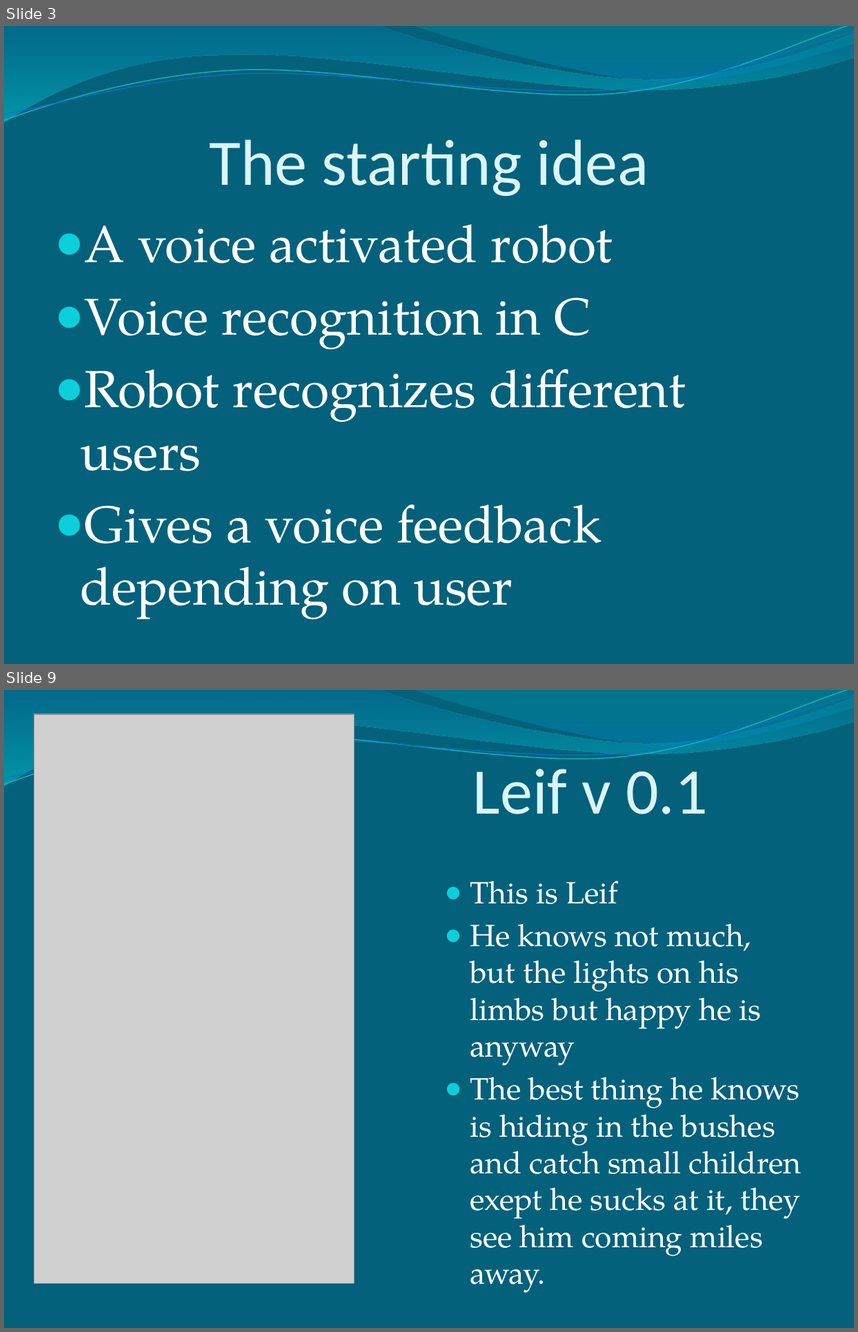
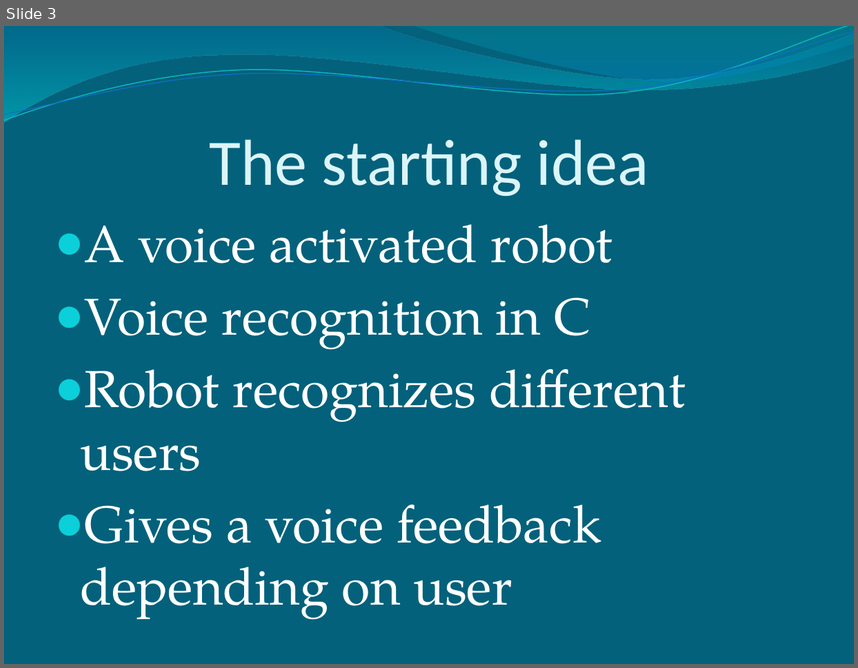
Before and after one commit to Pontus92/JAMP, a slide deck: PowerPoint/Easy Speech.pptx. Shown one above the other, each under a label of ours: slides 3 and 9 before the commit, slide 3 after it; the slides between them are not shown. The pictures are 858x1332 and 858x668 pixels, drawn with LibreOffice and Linux fonts; fonts in the diff are those of the drawing; grey boxes stand for pictures. Boxes give left, top, right and bottom in pixels: in the first picture for what was removed or moved away, otherwise in the second. Text is boxed around its words. In the diff, an @@ line names an element or a change of style, - is before the commit and + after.

```diff
--- a/PowerPoint/Easy Speech.pptx
+++ b/PowerPoint/Easy Speech.pptx
@@ slide 9 removed at box(4, 690, 854, 1328), background #04617B; not listed: 4 template elements that a slide beside it also shows @@
@@ picture removed at box(34, 715, 353, 1283) @@
@@ title removed at box(473, 769, 708, 814) @@
-Leif v 0.1
@@ text removed at box(470, 880, 802, 1292) @@
-● This is Leif
-● He knows not much, but the lights on his limbs but happy he is anyway
-● The best thing he knows is hiding in the bushes and catch small children exept he sucks at it, they see him coming miles away.
```
Also in this commit, not shown: 5 slides changed, 12 slides added, 1 other slide removed, 1 other file.
